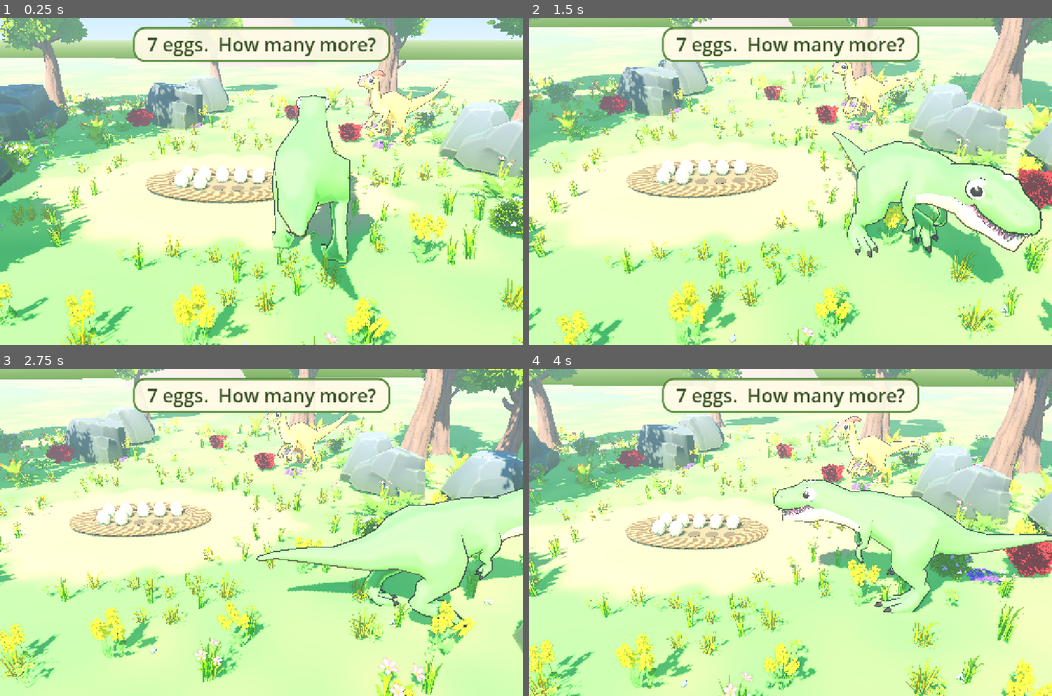
Above: before the commit, frames 1-4 (two rows, left to right).
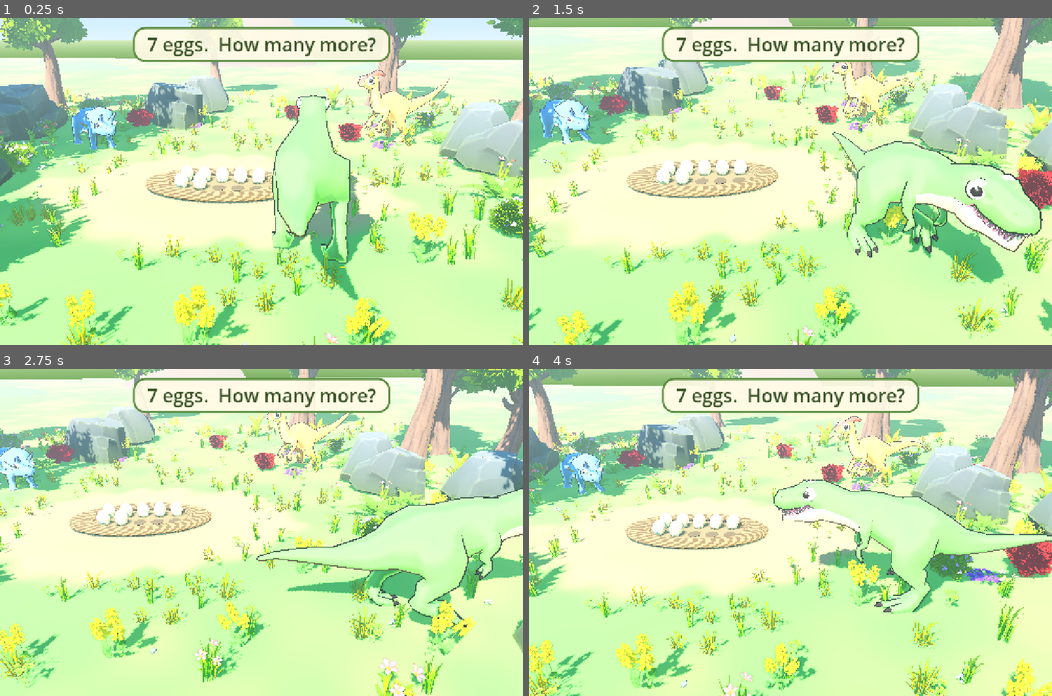
Above: after the commit, the same moments.

Repository: andrewlord311-sudo/TimesTables
Game: Godot game, scene res://main.tscn
Two runs of this game, one before a commit and one after it. Both use one fixed random seed, a clock stepped at 60 frames per second and the inputs below.
Inputs (mouse positions are in pixels of both pictures, inside the frame that each line leads up to):
- Up to frame 1 (0.25 s): no input
- Up to frame 2 (1.5 s): tap Enter at 0.5 s; move the mouse to (905, 165) at 0.52 s; hold Right (ui_right) 0.53-1.28 s; click (905, 165) at 0.67 s; tap Space at 0.77 s; move the mouse to (685, 197) at 1.27 s; hold Down (ui_down) from 1.28 s (still down)
- Up to frame 3 (2.75 s): tap Space at 1.52 s; move the mouse to (313, 460) at 2.02 s; release Down (ui_down) at 2.03 s; hold Right (ui_right) from 2.03 s (still down)
- Up to frame 4 (4 s): move the mouse to (764, 597) at 2.77 s; release Right (ui_right) at 2.78 s; hold Up (ui_up) 2.78-3.53 s; click (764, 597) at 2.92 s; tap Space at 3.02, 3.77 s; move the mouse to (947, 581) at 3.52 s; hold Left (ui_left) from 3.53 s (still down)

The runs differ from the first frame. In frame 1, 1.0% of the frame differs, in the area x 13-29%, y 26-41%; in frame 2, 1.1%, in the area x 2-19%, y 24-39%; in frame 3, 0.9%; in frame 4, 0.9%.

Commit message:
Dino look test: measure dinosaurs in skeleton space; Triceratops fixed and back in the clearing
Co-Authored-By: Claude Opus 5.5 <noreply@anthropic.com>

Diff:
--- a/dino-bonds/dino.gd
+++ b/dino-bonds/dino.gd
@@ -11,7 +11,9 @@
 	"Stegosaurus": {"DarkBrown": Color(0.62, 0.40, 0.70), "LightBrown": Color(0.95, 0.82, 0.92), "Brown": Color(0.95, 0.55, 0.35)},
 }
 
-const EYE_BACK := {"Trex": 0.13, "Triceratops": 0.09, "Parasaurolophus": 0.06, "Stegosaurus": 0.05}
+const EYE_BACK := {"Trex": 0.13, "Triceratops": 0.12, "Parasaurolophus": 0.06, "Stegosaurus": 0.05}
+const EYE_DOWN := {"Triceratops": 0.07}  # below the brow horns, not at their tips
+const EYE_SIZE := {}
 
 var species := "Trex"
 var height := 2.4
@@ -27,17 +29,19 @@
 	var mi: MeshInstance3D = model.find_children("*", "MeshInstance3D", true, false)[0]
 	var armature: Node3D = model.get_node("Armature")
 	var arm_scale := armature.transform.basis.get_scale().x
-	# Scale the whole model so it stands `height` tall (mesh Z is up before the armature turns it).
-	var aabb := mi.get_aabb()
-	# Skinned vertices go through the bind pose first, which carries its own
-	# scale in this pack, so the mesh's raw size has to be multiplied by it.
-	var bind_scale := 1.0
-	if mi.skin and mi.skin.get_bind_count() > 0:
-		bind_scale = mi.skin.get_bind_pose(0).basis.get_scale().x
-	var raw_h: float = max(aabb.size.z, 0.0001) * arm_scale * bind_scale
-	model.scale = Vector3.ONE * (height / raw_h)
+	# Measure the dinosaur as it really stands: every vertex taken through its
+	# bind pose and its bone's rest pose into skeleton space. (The raw meshes in
+	# this pack aren't oriented alike -- the Triceratops lies on its side until
+	# skinned -- and the bind poses carry scales, so the mesh itself can't be trusted.)
+	var pts := _skeleton_space_points(sk, mi)
+	var lo := pts[0]
+	var hi := pts[0]
+	for p in pts:
+		lo = lo.min(p)
+		hi = hi.max(p)
+	model.scale = Vector3.ONE * (height / (max(hi.z - lo.z, 0.0001) * arm_scale))
 	_restyle(mi, arm_scale * model.scale.x)
-	_add_eyes(sk, mi)
+	_add_eyes(sk, pts, lo, hi)
 	anim = model.find_children("*", "AnimationPlayer", true, false)[0]
 	for a in anim.get_animation_list():
 		if a.ends_with("_Idle"):
@@ -114,21 +118,40 @@
 		out.add_surface_from_arrays(Mesh.PRIMITIVE_TRIANGLES, arr, [], {}, flags)
 	return out
 
+## Vertex positions in skeleton space at the rest pose (each vertex follows the
+## bone it's weighted to most). Skeleton space is the same for every species:
+## +Z up, and the head is along -Y.
+func _skeleton_space_points(sk: Skeleton3D, mi: MeshInstance3D) -> PackedVector3Array:
+	var skin := mi.skin
+	var to_skel := []
+	for i in skin.get_bind_count():
+		var b := skin.get_bind_bone(i)
+		if b < 0:
+			b = sk.find_bone(skin.get_bind_name(i))
+		to_skel.append(sk.get_bone_global_rest(b) * skin.get_bind_pose(i))
+	var out := PackedVector3Array()
+	for s in mi.mesh.get_surface_count():
+		var arr := mi.mesh.surface_get_arrays(s)
+		var v: PackedVector3Array = arr[Mesh.ARRAY_VERTEX]
+		var bones: PackedInt32Array = arr[Mesh.ARRAY_BONES]
+		var weights: PackedFloat32Array = arr[Mesh.ARRAY_WEIGHTS]
+		var per: int = bones.size() / maxi(v.size(), 1)
+		for i in v.size():
+			var best := 0
+			for k in per:
+				if weights[i * per + k] > weights[i * per + best]:
+					best = k
+			out.append((to_skel[bones[i * per + best]] as Transform3D) * v[i])
+	return out
+
 ## Big cartoon eyes. The pack's models have no eyes of their own, so find the
-## head from the mesh itself: the snout is the vertex furthest along -Y (forward
-## in mesh space), and the eyes sit a little behind it, high on each side of the
-## head. They're parented to the head bone (through the skin's bind pose, which
-## maps mesh space to bone space) so they move with it.
-func _add_eyes(sk: Skeleton3D, mi: MeshInstance3D) -> void:
-	var src: ArrayMesh = mi.mesh
-	var pts := PackedVector3Array()
-	for s in src.get_surface_count():
-		pts.append_array(src.surface_get_arrays(s)[Mesh.ARRAY_VERTEX])
-	var lo := pts[0]
-	var hi := pts[0]
-	for p in pts:
-		lo = lo.min(p)
-		hi = hi.max(p)
+## head from the shape: the snout is the furthest point forward (-Y), and the
+## eyes sit a little behind it, high on each side. They hang off the head bone
+## so they move with it.
+func _add_eyes(sk: Skeleton3D, pts: PackedVector3Array, lo: Vector3, hi: Vector3) -> void:
+	var hb := sk.find_bone("Head")
+	if hb < 0:
+		return
 	var length := hi.y - lo.y
 	var eye_y: float = lo.y + length * float(EYE_BACK.get(species, 0.13))
 	var band := length * 0.025
@@ -136,32 +159,25 @@
 	for p in pts:
 		if abs(p.y - eye_y) < band:
 			top = max(top, p.z)
-	var eye_z := top - length * 0.03
+	var eye_z := top - length * float(EYE_DOWN.get(species, 0.03))
 	var half_w := 0.0
 	for p in pts:
 		if abs(p.y - eye_y) < band and abs(p.z - eye_z) < length * 0.03:
 			half_w = max(half_w, abs(p.x))
 	if half_w == 0.0:
 		return
-	var skin := mi.skin
-	var hb := sk.find_bone("Head")
-	var bind := Transform3D.IDENTITY
-	if skin:
-		for i in skin.get_bind_count():
-			if skin.get_bind_name(i) == "Head" or skin.get_bind_bone(i) == hb:
-				bind = skin.get_bind_pose(i)
 	var att := BoneAttachment3D.new()
 	att.bone_name = "Head"
 	sk.add_child(att)
-	var r := length * 0.024
-	var bs := bind.basis.get_scale().x  # mesh units -> bone units
+	var to_head := sk.get_bone_global_rest(hb).affine_inverse()
+	var r := length * float(EYE_SIZE.get(species, 0.024))
 	for sx in [-1.0, 1.0]:
 		var c := Vector3(sx * (half_w - r * 0.35), eye_y, eye_z)
 		var out := Vector3(sx, 0, 0)
 		var fwd := Vector3(0, -1, 0)
-		_sphere(att, bind * c, r * bs, Color(1, 1, 1), true)
-		_sphere(att, bind * (c + (out * 0.62 + fwd * 0.45 + Vector3(0, 0, 0.12)).normalized() * r * 0.6), r * 0.58 * bs, Color(0.08, 0.06, 0.06), false)
-		_sphere(att, bind * (c + (out * 0.75 + fwd * 0.4 + Vector3(0, 0, 0.5)).normalized() * r * 1.0), r * 0.18 * bs, Color(1, 1, 1), false, true)
+		_sphere(att, to_head * c, r, Color(1, 1, 1), true)
+		_sphere(att, to_head * (c + (out * 0.62 + fwd * 0.45 + Vector3(0, 0, 0.12)).normalized() * r * 0.6), r * 0.58, Color(0.08, 0.06, 0.06), false)
+		_sphere(att, to_head * (c + (out * 0.75 + fwd * 0.4 + Vector3(0, 0, 0.5)).normalized() * r * 1.0), r * 0.18, Color(1, 1, 1), false, true)
 
 func _sphere(parent: Node3D, pos: Vector3, r: float, col: Color, outlined: bool, unshaded := false) -> void:
 	var mi := MeshInstance3D.new()
--- a/dino-bonds/main.gd
+++ b/dino-bonds/main.gd
@@ -31,7 +31,7 @@
 	rex.setup("Trex", 3.0)
 	rex.position = Vector3(2.5, 0, 3.0)
 	rex.rotation.y = PI
-	for d in [["Parasaurolophus", 3.2, Vector3(6.5, 0, -6.0), -0.8], ["Stegosaurus", 2.2, Vector3(-9.0, 0, 1.5), 2.2]]:
+	for d in [["Triceratops", 1.9, Vector3(-6.0, 0, -4.0), 0.9], ["Parasaurolophus", 3.2, Vector3(6.5, 0, -6.0), -0.8], ["Stegosaurus", 2.2, Vector3(-9.0, 0, 1.5), 2.2]]:
 		var other: Node3D = Dino.new()
 		add_child(other)
 		other.setup(d[0], d[1])
Not shown, changed: dino-bonds/README.md
